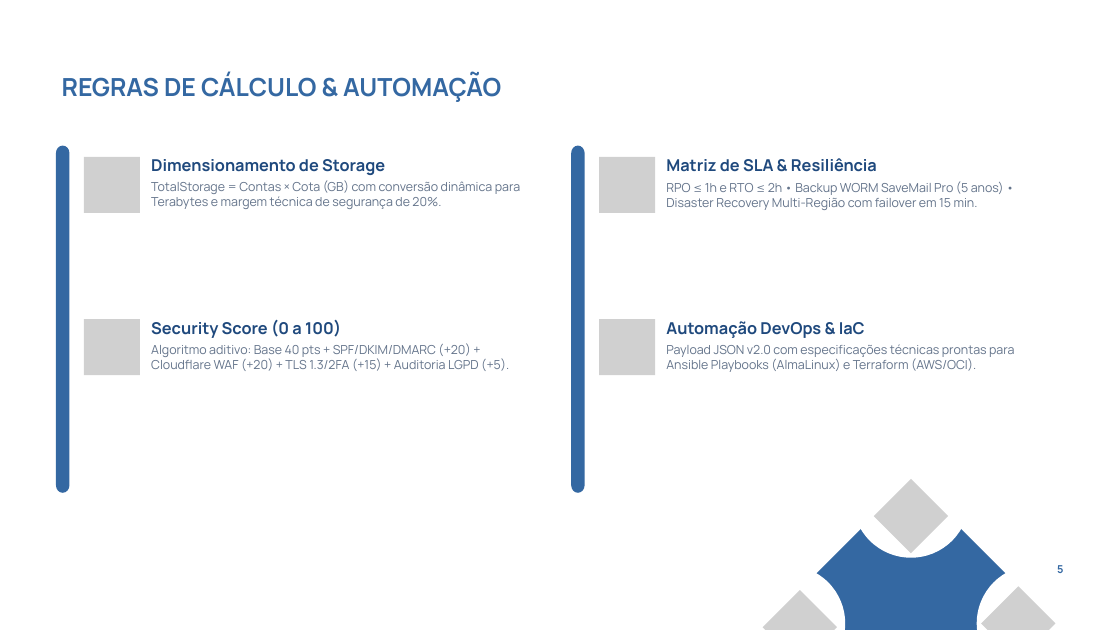
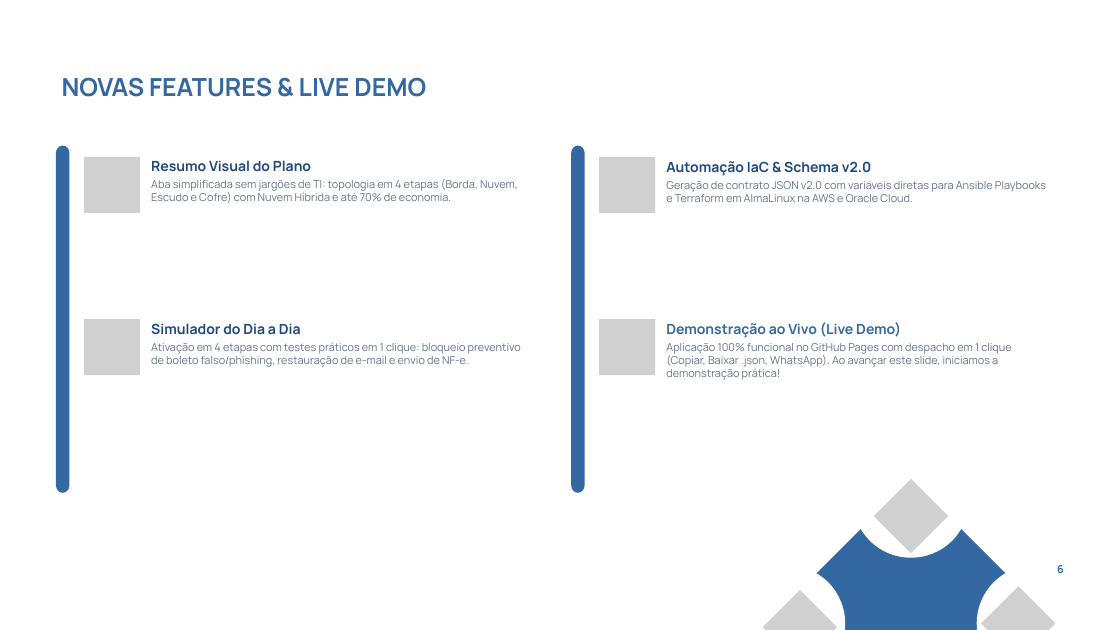
Before and after one commit to Viniciusulpicio/wizard-pattern, a slide deck: slide 6 of PADRAO.pptx (slide 5 before the commit). Drawn at 1120x630 pixels with LibreOffice and Linux fonts; fonts in the diff are those of the drawing; grey boxes stand for pictures; background and template pictures are left out. Boxes give left, top, right and bottom in pixels: in the first picture for what was removed or moved away, otherwise in the second. Text is boxed around its words. In the diff, an @@ line names an element or a change of style, - is before the commit and + after.

Commit message:
feat(slides): atualiza apresentacao final e assets para github pages

```diff
--- a/PADRAO.pptx
+++ b/PADRAO.pptx
@@ text at (x1=62, y1=77, x2=426, y2=97): text changed @@
-REGRAS DE CÁLCULO & AUTOMAÇÃO
+NOVAS FEATURES & LIVE DEMO
@@ text at (x1=151, y1=160, x2=518, y2=203): text changed; size 16 to 14 pt @@
-Dimensionamento de Storage
-TotalStorage = Contas × Cota (GB) com conversão dinâmica para Terabytes e margem técnica de segurança de 20%.
+Resumo Visual do Plano
+Aba simplificada sem jargões de TI: topologia em 4 etapas (Borda, Nuvem, Escudo e Cofre) com Nuvem Híbrida e até 70% de economia.
@@ text at (x1=666, y1=161, x2=1046, y2=202): text changed; size 16 to 14 pt @@
-Matriz de SLA & Resiliência
-RPO ≤ 1h e RTO ≤ 2h • Backup WORM SaveMail Pro (5 anos) • Disaster Recovery Multi-Região com failover em 15 min.
+Automação IaC & Schema v2.0
+Geração de contrato JSON v2.0 com variáveis diretas para Ansible Playbooks e Terraform em AlmaLinux na AWS e Oracle Cloud.
@@ text at (x1=151, y1=323, x2=521, y2=367): text changed; size 16 to 14 pt @@
-Security Score (0 a 100)
-Algoritmo aditivo: Base 40 pts + SPF/DKIM/DMARC (+20) + Cloudflare WAF (+20) + TLS 1.3/2FA (+15) + Auditoria LGPD (+5).
+Simulador do Dia a Dia
+Ativação em 4 etapas com testes práticos em 1 clique: bloqueio preventivo de boleto falso/phishing, restauração de e-mail e envio de NF-e.
@@ text at (x1=666, y1=322, x2=1011, y2=380): text changed; size 16 to 14 pt @@
-Automação DevOps & IaC
-Payload JSON v2.0 com especificações técnicas prontas para Ansible Playbooks (AlmaLinux) e Terraform (AWS/OCI).
+Demonstração ao Vivo (Live Demo)
+Aplicação 100% funcional no GitHub Pages com despacho em 1 clique (Copiar, Baixar .json, WhatsApp). Ao avançar este slide, iniciamos a demonstração prática!
```
Also in this commit, not shown: 3 other slides changed, 1 slide added, 8 other files.
